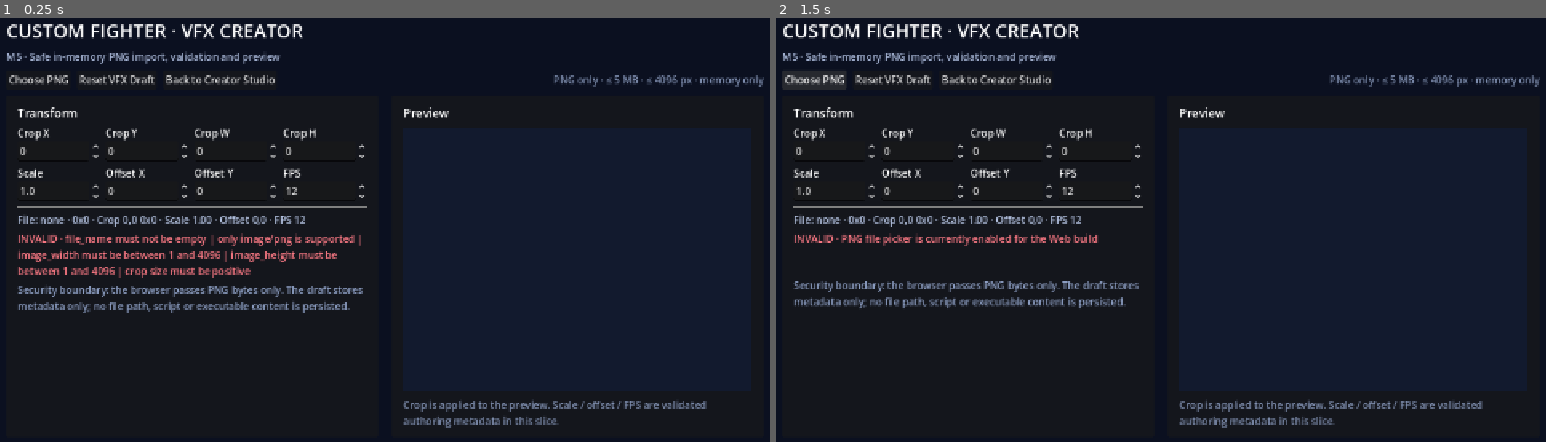
Above: before the commit, frames 1-2 (left to right).
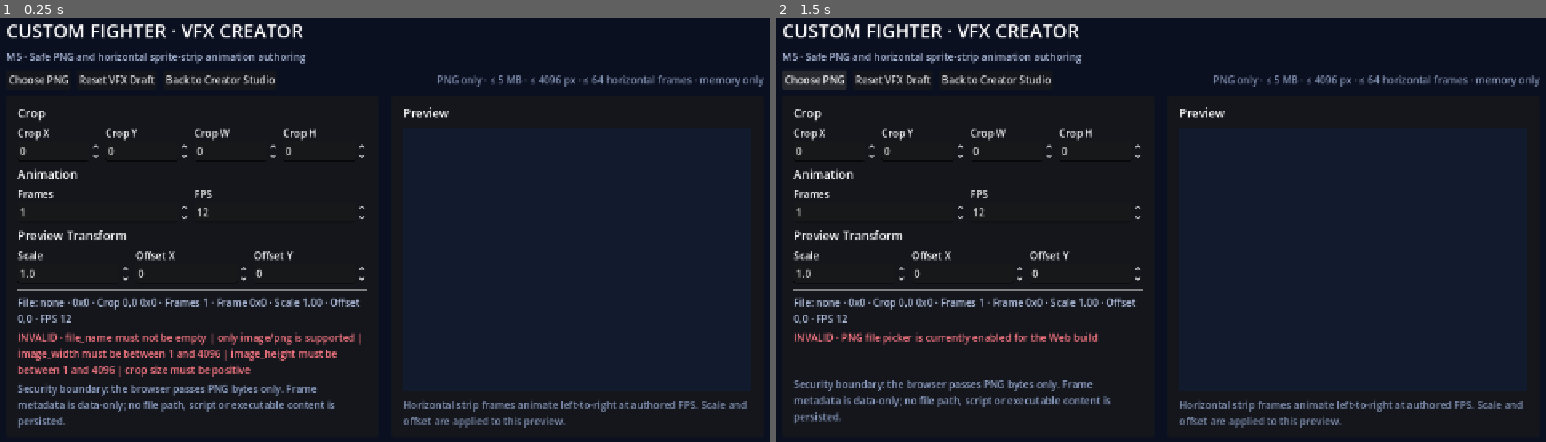
Above: after the commit, the same moments.

Repository: ws951125/custom-fighter
Game: Godot game, scene res://game/creator/vfx_editor/vfx_studio.tscn
The game is run twice, just before and just after one commit, with the same random seed, the same clock (stepped at 60 frames per second) and the same inputs. This scene is started directly instead of the project's main scene.
Inputs:
- Up to frame 1 (0.25 s): no input
- Up to frame 2 (1.5 s): click "Reset VFX Draft" at 0.5 s; click "Choose PNG" at 1.25 s

The runs differ from the first frame. In frame 1, 8.2% of the frame differs, in the area x 2-99%, y 7-97%; in frame 2, 6.5%.

Commit message:
M5: animate horizontal sprite strips and apply preview transforms

Diff:
--- a/game/creator/vfx_editor/vfx_studio.gd
+++ b/game/creator/vfx_editor/vfx_studio.gd
@@ -9,7 +9,10 @@
 var imported_texture: ImageTexture
 var import_error := ""
 var imported := false
-
+var preview_frame_index := 0
+var preview_elapsed := 0.0
+
+var preview_transform_root: Control
 var preview_texture: TextureRect
 var metadata_label: Label
 var validation_label: Label
@@ -17,6 +20,7 @@
 var crop_y_spin: SpinBox
 var crop_width_spin: SpinBox
 var crop_height_spin: SpinBox
+var frame_count_spin: SpinBox
 var scale_spin: SpinBox
 var offset_x_spin: SpinBox
 var offset_y_spin: SpinBox
@@ -27,6 +31,9 @@
 var _web_reset_callback
 var _web_set_crop_callback
 var _web_set_scale_callback
+var _web_set_frame_count_callback
+var _web_set_fps_callback
+var _web_set_offset_callback
 
 func _ready() -> void:
 	_build_ui()
@@ -34,6 +41,28 @@
 	_refresh_validation(false)
 	_install_web_bridge()
 	_set_web_state()
+
+func _process(delta: float) -> void:
+	if not imported or imported_texture == null:
+		return
+	var errors: PackedStringArray = draft.validate()
+	if not import_error.is_empty() or not errors.is_empty() or draft.frame_count <= 1:
+		if preview_frame_index != 0:
+			preview_frame_index = 0
+			preview_elapsed = 0.0
+			_refresh_preview(import_error.is_empty() and errors.is_empty())
+			_set_web_state(errors)
+		return
+	var seconds_per_frame := 1.0 / draft.fps
+	preview_elapsed += delta
+	var changed := false
+	while preview_elapsed >= seconds_per_frame:
+		preview_elapsed -= seconds_per_frame
+		preview_frame_index = (preview_frame_index + 1) % draft.frame_count
+		changed = true
+	if changed:
+		_refresh_preview(true)
+		_set_web_state(errors)
 
 func _build_ui() -> void:
 	var background := ColorRect.new()
@@ -60,7 +89,7 @@
 	page.add_child(title)
 
 	var subtitle := Label.new()
-	subtitle.text = "M5 · Safe in-memory PNG import, validation and preview"
+	subtitle.text = "M5 · Safe PNG and horizontal sprite-strip animation authoring"
 	subtitle.add_theme_font_size_override("font_size", 16)
 	subtitle.modulate = Color("a9b8d8")
 	page.add_child(subtitle)
@@ -85,7 +114,7 @@
 	nav.add_child(creator_button)
 
 	var note := Label.new()
-	note.text = "PNG only · ≤ 5 MB · ≤ 4096 px · memory only"
+	note.text = "PNG only · ≤ 5 MB · ≤ 4096 px · ≤ 64 horizontal frames · memory only"
 	note.size_flags_horizontal = Control.SIZE_EXPAND_FILL
 	note.horizontal_alignment = HORIZONTAL_ALIGNMENT_RIGHT
 	note.modulate = Color("8292b3")
@@ -109,7 +138,7 @@
 	settings.add_theme_constant_override("separation", 7)
 	settings_margin.add_child(settings)
 
-	_add_heading(settings, "Transform")
+	_add_heading(settings, "Crop")
 	var crop_row := HBoxContainer.new()
 	crop_row.add_theme_constant_override("separation", 8)
 	settings.add_child(crop_row)
@@ -118,18 +147,26 @@
 	crop_width_spin = _add_number_field(crop_row, "Crop W", 0.0, 4096.0, 1.0)
 	crop_height_spin = _add_number_field(crop_row, "Crop H", 0.0, 4096.0, 1.0)
 
+	_add_heading(settings, "Animation")
+	var animation_row := HBoxContainer.new()
+	animation_row.add_theme_constant_override("separation", 8)
+	settings.add_child(animation_row)
+	frame_count_spin = _add_number_field(animation_row, "Frames", 1.0, float(VfxDraft.MAX_FRAME_COUNT), 1.0)
+	fps_spin = _add_number_field(animation_row, "FPS", 0.0, 60.0, 1.0)
+
+	_add_heading(settings, "Preview Transform")
 	var transform_row := HBoxContainer.new()
 	transform_row.add_theme_constant_override("separation", 8)
 	settings.add_child(transform_row)
 	scale_spin = _add_number_field(transform_row, "Scale", 0.0, 8.0, 0.1)
 	offset_x_spin = _add_number_field(transform_row, "Offset X", -4096.0, 4096.0, 1.0)
 	offset_y_spin = _add_number_field(transform_row, "Offset Y", -4096.0, 4096.0, 1.0)
-	fps_spin = _add_number_field(transform_row, "FPS", 0.0, 60.0, 1.0)
 
 	crop_x_spin.value_changed.connect(_on_transform_changed)
 	crop_y_spin.value_changed.connect(_on_transform_changed)
 	crop_width_spin.value_changed.connect(_on_transform_changed)
 	crop_height_spin.value_changed.connect(_on_transform_changed)
+	frame_count_spin.value_changed.connect(_on_transform_changed)
 	scale_spin.value_changed.connect(_on_transform_changed)
 	offset_x_spin.value_changed.connect(_on_transform_changed)
 	offset_y_spin.value_changed.connect(_on_transform_changed)
@@ -147,7 +184,7 @@
 	settings.add_child(validation_label)
 
 	var security_note := Label.new()
-	security_note.text = "Security boundary: the browser passes PNG bytes only. The draft stores metadata only; no file path, script or executable content is persisted."
+	security_note.text = "Security boundary: the browser passes PNG bytes only. Frame metadata is data-only; no file path, script or executable content is persisted."
 	security_note.autowrap_mode = TextServer.AUTOWRAP_WORD_SMART
 	security_note.modulate = Color("8fa1c6")
 	settings.add_child(security_note)
@@ -174,15 +211,20 @@
 	canvas.clip_contents = true
 	preview_column.add_child(canvas)
 
+	preview_transform_root = Control.new()
+	preview_transform_root.set_anchors_and_offsets_preset(Control.PRESET_FULL_RECT)
+	preview_transform_root.mouse_filter = Control.MOUSE_FILTER_IGNORE
+	canvas.add_child(preview_transform_root)
+
 	preview_texture = TextureRect.new()
 	preview_texture.set_anchors_and_offsets_preset(Control.PRESET_FULL_RECT)
 	preview_texture.expand_mode = TextureRect.EXPAND_IGNORE_SIZE
 	preview_texture.stretch_mode = TextureRect.STRETCH_KEEP_ASPECT_CENTERED
 	preview_texture.mouse_filter = Control.MOUSE_FILTER_IGNORE
-	canvas.add_child(preview_texture)
+	preview_transform_root.add_child(preview_texture)
 
 	var preview_note := Label.new()
-	preview_note.text = "Crop is applied to the preview. Scale / offset / FPS are validated authoring metadata in this slice."
+	preview_note.text = "Horizontal strip frames animate left-to-right at authored FPS. Scale and offset are applied to this preview."
 	preview_note.autowrap_mode = TextServer.AUTOWRAP_WORD_SMART
 	preview_note.modulate = Color("8292b3")
 	preview_column.add_child(preview_note)
@@ -216,6 +258,7 @@
 	crop_y_spin.set_value_no_signal(draft.crop_y)
 	crop_width_spin.set_value_no_signal(draft.crop_width)
 	crop_height_spin.set_value_no_signal(draft.crop_height)
+	frame_count_spin.set_value_no_signal(draft.frame_count)
 	scale_spin.set_value_no_signal(draft.scale)
 	offset_x_spin.set_value_no_signal(draft.offset_x)
 	offset_y_spin.set_value_no_signal(draft.offset_y)
@@ -226,12 +269,18 @@
 	draft.crop_y = roundi(crop_y_spin.value)
 	draft.crop_width = roundi(crop_width_spin.value)
 	draft.crop_height = roundi(crop_height_spin.value)
+	draft.frame_count = roundi(frame_count_spin.value)
 	draft.scale = scale_spin.value
 	draft.offset_x = offset_x_spin.value
 	draft.offset_y = offset_y_spin.value
 	draft.fps = fps_spin.value
-	draft_revision += 1
-	_refresh_validation(false)
+	_reset_animation_preview()
+	draft_revision += 1
+	_refresh_validation(false)
+
+func _reset_animation_preview() -> void:
+	preview_frame_index = 0
+	preview_elapsed = 0.0
 
 func _on_choose_png_pressed() -> void:
 	if not OS.has_feature("web"):
@@ -274,6 +323,7 @@
 	imported_texture = null
 	imported = false
 	import_error = ""
+	_reset_animation_preview()
 	draft_revision += 1
 	_sync_controls_from_draft()
 	_refresh_validation(false)
@@ -290,6 +340,7 @@
 	import_error = ""
 	imported = false
 	imported_texture = null
+	_reset_animation_preview()
 	if data_url.length() > MAX_DATA_URL_CHARS:
 		_import_failed("PNG data URL exceeds safe transfer limit")
 		return
@@ -311,7 +362,7 @@
 	if load_error != OK:
 		_import_failed("PNG bytes failed Godot image decoding")
 		return
-	var errors := draft.configure_import(file_name, mime_type, image.get_width(), image.get_height())
+	var errors: PackedStringArray = draft.configure_import(file_name, mime_type, image.get_width(), image.get_height())
 	if not errors.is_empty():
 		_import_failed(" | ".join(errors))
 		return
@@ -325,20 +376,21 @@
 	import_error = message
 	imported = false
 	imported_texture = null
+	_reset_animation_preview()
 	draft_revision += 1
 	_refresh_validation(false)
 
 func _refresh_validation(increment_revision: bool = true) -> void:
 	if increment_revision:
 		draft_revision += 1
-	var errors := draft.validate()
+	var errors: PackedStringArray = draft.validate()
 	var valid := imported and import_error.is_empty() and errors.is_empty()
 	var error_text := import_error
 	if error_text.is_empty() and not errors.is_empty():
 		error_text = " | ".join(errors)
-	validation_label.text = "VALID · PNG VFX draft passes Slice 1 safety rules" if valid else "INVALID · %s" % error_text
+	validation_label.text = "VALID · PNG VFX draft passes animation safety rules" if valid else "INVALID · %s" % error_text
 	validation_label.modulate = Color("7ff0b1") if valid else Color("ff7b86")
-	metadata_label.text = "File: %s · %dx%d · Crop %d,%d %dx%d · Scale %.2f · Offset %.0f,%.0f · FPS %.0f" % [
+	metadata_label.text = "File: %s · %dx%d · Crop %d,%d %dx%d · Frames %d · Frame %dx%d · Scale %.2f · Offset %.0f,%.0f · FPS %.0f" % [
 		draft.file_name if not draft.file_name.is_empty() else "none",
 		draft.image_width,
 		draft.image_height,
@@ -346,6 +398,9 @@
 		draft.crop_y,
 		draft.crop_width,
 		draft.crop_height,
+		draft.frame_count,
+		draft.frame_width(),
+		draft.frame_height(),
 		draft.scale,
 		draft.offset_x,
 		draft.offset_y,
@@ -354,23 +409,40 @@
 	_refresh_preview(valid)
 	_set_web_state(errors)
 
-func _refresh_preview(_valid: bool) -> void:
+func _refresh_preview(valid: bool) -> void:
+	_apply_preview_transform(valid)
 	if not imported or imported_texture == null:
 		preview_texture.texture = null
 		return
-	if draft.crop_width < 1 or draft.crop_height < 1:
+	if not valid:
+		preview_frame_index = 0
 		preview_texture.texture = imported_texture
 		return
-	if draft.crop_x < 0 or draft.crop_y < 0:
+	var width_per_frame := draft.frame_width()
+	if width_per_frame < 1 or draft.frame_height() < 1:
 		preview_texture.texture = imported_texture
 		return
-	if draft.crop_x + draft.crop_width > draft.image_width or draft.crop_y + draft.crop_height > draft.image_height:
-		preview_texture.texture = imported_texture
-		return
+	preview_frame_index = clampi(preview_frame_index, 0, draft.frame_count - 1)
 	var atlas := AtlasTexture.new()
 	atlas.atlas = imported_texture
-	atlas.region = Rect2(draft.crop_x, draft.crop_y, draft.crop_width, draft.crop_height)
+	atlas.region = Rect2(
+		draft.crop_x + preview_frame_index * width_per_frame,
+		draft.crop_y,
+		width_per_frame,
+		draft.crop_height
+	)
 	preview_texture.texture = atlas
+
+func _apply_preview_transform(valid: bool) -> void:
+	if preview_transform_root == null:
+		return
+	preview_transform_root.pivot_offset = preview_transform_root.size * 0.5
+	if not valid:
+		preview_transform_root.scale = Vector2.ONE
+		preview_transform_root.position = Vector2.ZERO
+		return
+	preview_transform_root.scale = Vector2.ONE * draft.scale
+	preview_transform_root.position = Vector2(draft.offset_x, draft.offset_y)
 
 func _install_web_bridge() -> void:
 	if not OS.has_feature("web"):
@@ -380,12 +452,18 @@
 	_web_reset_callback = JavaScriptBridge.create_callback(_web_reset)
 	_web_set_crop_callback = JavaScriptBridge.create_callback(_web_set_crop)
 	_web_set_scale_callback = JavaScriptBridge.create_callback(_web_set_scale)
+	_web_set_frame_count_callback = JavaScriptBridge.create_callback(_web_set_frame_count)
+	_web_set_fps_callback = JavaScriptBridge.create_callback(_web_set_fps)
+	_web_set_offset_callback = JavaScriptBridge.create_callback(_web_set_offset)
 	var window = JavaScriptBridge.get_interface("window")
 	window.customFighterCreatorVfxImportPng = _web_import_callback
 	window.customFighterCreatorVfxImportError = _web_import_error_callback
 	window.customFighterCreatorVfxReset = _web_reset_callback
 	window.customFighterCreatorVfxSetCrop = _web_set_crop_callback
 	window.customFighterCreatorVfxSetScale = _web_set_scale_callback
+	window.customFighterCreatorVfxSetFrameCount = _web_set_frame_count_callback
+	window.customFighterCreatorVfxSetFps = _web_set_fps_callback
+	window.customFighterCreatorVfxSetOffset = _web_set_offset_callback
 
 func _web_import_png(args: Array) -> void:
 	if args.size() < 3:
@@ -407,6 +485,7 @@
 	draft.crop_width = int(args[2])
 	draft.crop_height = int(args[3])
 	_sync_controls_from_draft()
+	_reset_animation_preview()
 	draft_revision += 1
 	_refresh_validation(false)
 
@@ -418,16 +497,48 @@
 	draft_revision += 1
 	_refresh_validation(false)
 
+func _web_set_frame_count(args: Array) -> void:
+	if args.is_empty():
+		return
+	draft.frame_count = int(args[0])
+	_sync_controls_from_draft()
+	_reset_animation_preview()
+	draft_revision += 1
+	_refresh_validation(false)
+
+func _web_set_fps(args: Array) -> void:
+	if args.is_empty():
+		return
+	draft.fps = float(args[0])
+	_sync_controls_from_draft()
+	_reset_animation_preview()
+	draft_revision += 1
+	_refresh_validation(false)
+
+func _web_set_offset(args: Array) -> void:
+	if args.size() < 2:
+		return
+	draft.offset_x = float(args[0])
+	draft.offset_y = float(args[1])
+	_sync_controls_from_draft()
+	draft_revision += 1
+	_refresh_validation(false)
+
 func _set_web_state(errors: PackedStringArray = PackedStringArray()) -> void:
 	if not OS.has_feature("web"):
 		return
-	var current_errors := errors
+	var current_errors: PackedStringArray = errors
 	if current_errors.is_empty() and not draft.is_valid():
 		current_errors = draft.validate()
 	var error_text := import_error
 	if error_text.is_empty() and not current_errors.is_empty():
 		error_text = " | ".join(current_errors)
 	var valid := imported and error_text.is_empty()
+	var applied_scale := 1.0
+	var applied_offset := Vector2.ZERO
+	if preview_transform_root != null:
+		applied_scale = preview_transform_root.scale.x
+		applied_offset = preview_transform_root.position
 	JavaScriptBridge.eval(
 		"document.documentElement.dataset.creatorVfxReady='true';" +
 		"document.documentElement.dataset.creatorVfxRevision='%d';" % draft_revision +
@@ -441,9 +552,15 @@
 		"document.documentElement.dataset.creatorVfxCropY='%d';" % draft.crop_y +
 		"document.documentElement.dataset.creatorVfxCropWidth='%d';" % draft.crop_width +
 		"document.documentElement.dataset.creatorVfxCropHeight='%d';" % draft.crop_height +
+		"document.documentElement.dataset.creatorVfxFrameCount='%d';" % draft.frame_count +
+		"document.documentElement.dataset.creatorVfxFrameWidth='%d';" % draft.frame_width() +
+		"document.documentElement.dataset.creatorVfxCurrentFrame='%d';" % preview_frame_index +
 		"document.documentElement.dataset.creatorVfxScale='%.3f';" % draft.scale +
 		"document.documentElement.dataset.creatorVfxOffsetX='%.3f';" % draft.offset_x +
 		"document.documentElement.dataset.creatorVfxOffsetY='%.3f';" % draft.offset_y +
 		"document.documentElement.dataset.creatorVfxFps='%.3f';" % draft.fps +
+		"document.documentElement.dataset.creatorVfxPreviewScale='%.3f';" % applied_scale +
+		"document.documentElement.dataset.creatorVfxPreviewOffsetX='%.3f';" % applied_offset.x +
+		"document.documentElement.dataset.creatorVfxPreviewOffsetY='%.3f';" % applied_offset.y +
 		"document.documentElement.dataset.creatorVfxError=%s;" % JSON.stringify(error_text)
 	)
